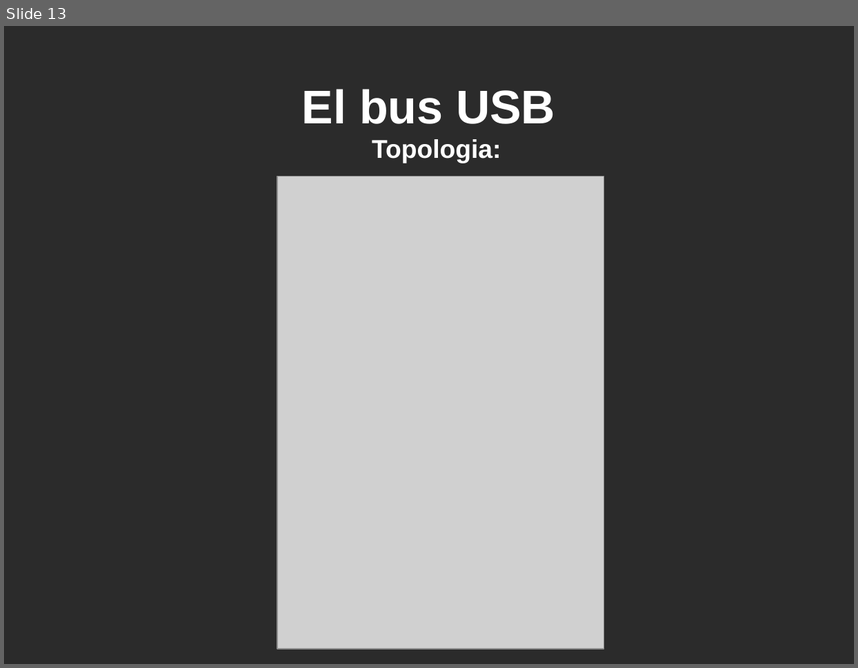
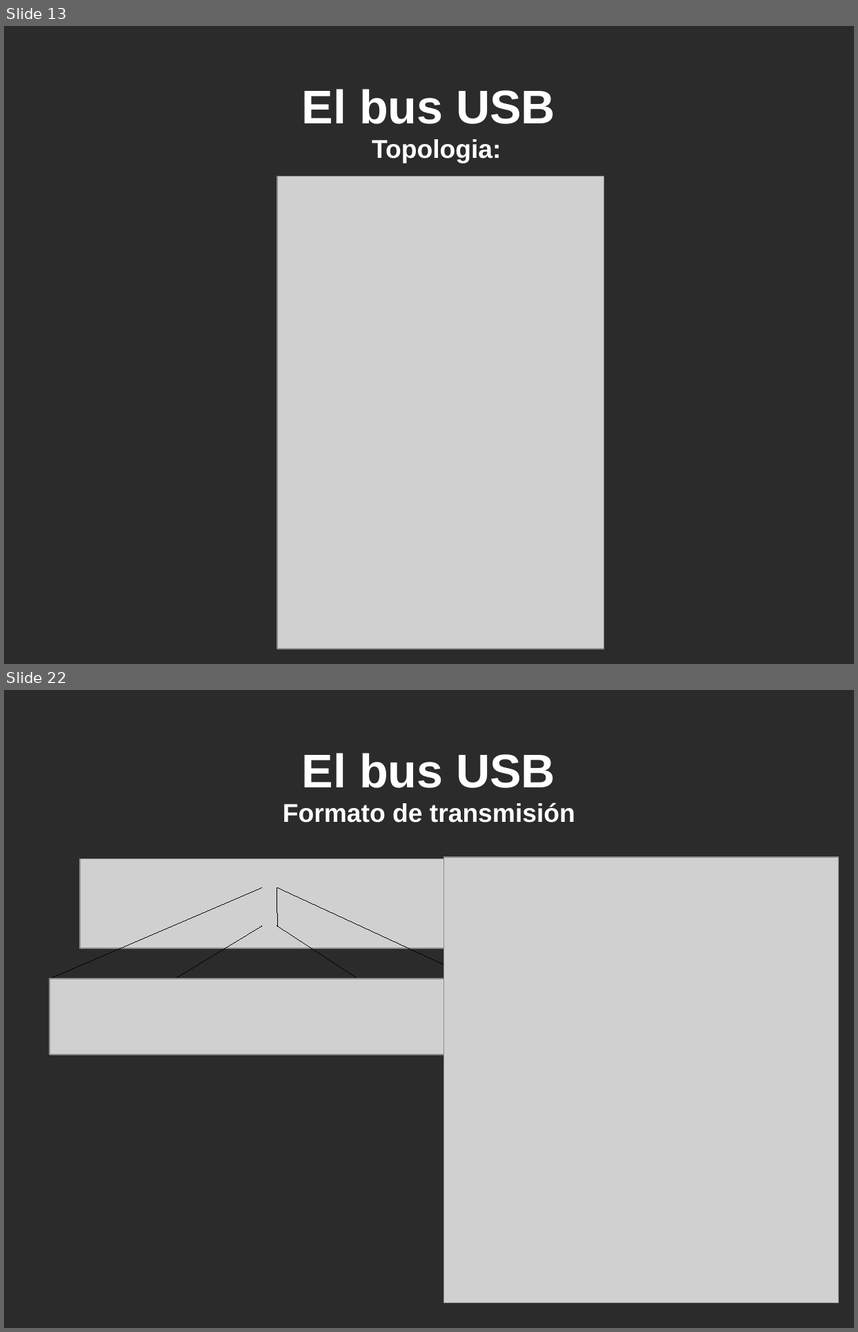
Before and after one commit to martinribelotta/curso_cm3_2011_docs, a slide deck: Curso Cortex M3 UTN Dia2.odp. Shown one above the other, each under a label of ours: slide 13 before the commit, slides 13 and 22 after it; the slides between them are not shown. The pictures are 858x668 and 858x1332 pixels, drawn with LibreOffice and Linux fonts; fonts in the diff are those of the drawing; grey boxes stand for pictures; background and template pictures are left out; a plain dark background stands for a picture behind light text. Boxes give left, top, right and bottom in pixels: in the first picture for what was removed or moved away, otherwise in the second. Text is boxed around its words. In the diff, an @@ line names an element or a change of style, - is before the commit and + after.

```diff
--- a/Curso Cortex M3 UTN Dia2.odp
+++ b/Curso Cortex M3 UTN Dia2.odp
@@ slide 22 added at bbox=[4, 690, 854, 1328], background picture (left out) @@
@@ title added at bbox=[302, 753, 555, 788], 44 pt, text #FFFFFF, bold @@
+El bus USB
@@ title added at bbox=[283, 802, 575, 822], 24 pt, text #FFFFFF, bold @@
+Formato de transmisión
@@ picture added at bbox=[80, 858, 778, 947] @@
@@ picture added at bbox=[444, 858, 840, 1303] @@
@@ line added from (50, 978) to (263, 887), #000000 0 pt @@
@@ line added from (475, 978) to (277, 887), #000000 0 pt @@
@@ line added from (277, 887) to (277, 926), #000000 0 pt @@
@@ line added from (263, 926) to (50, 1054), #000000 0 pt @@
@@ line added from (277, 926) to (475, 1054), #000000 0 pt @@
@@ picture added at bbox=[50, 978, 475, 1054] @@
```
Also in this commit, not shown: 2 slides changed, 15 other slides added, 1 other file.
